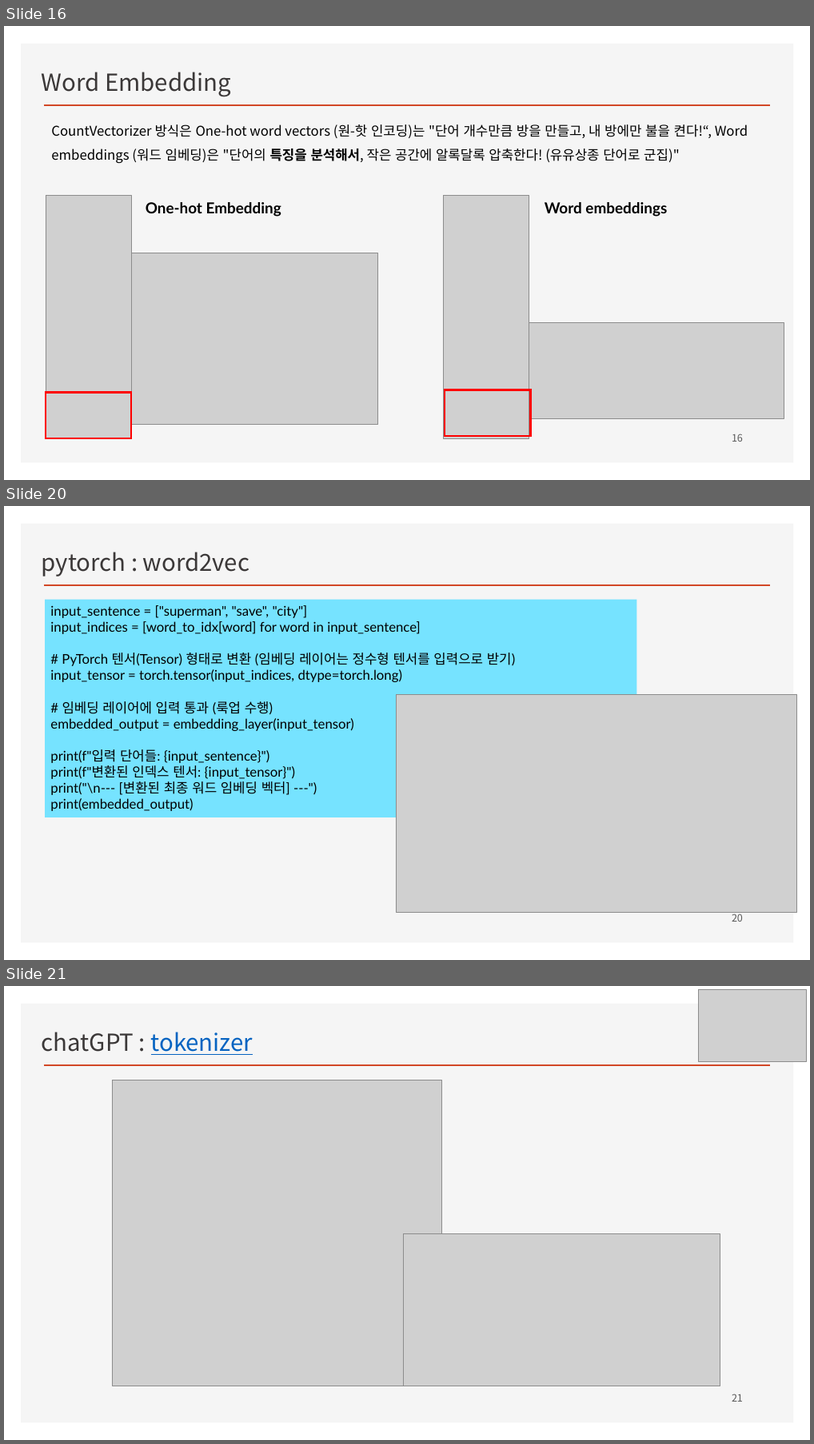
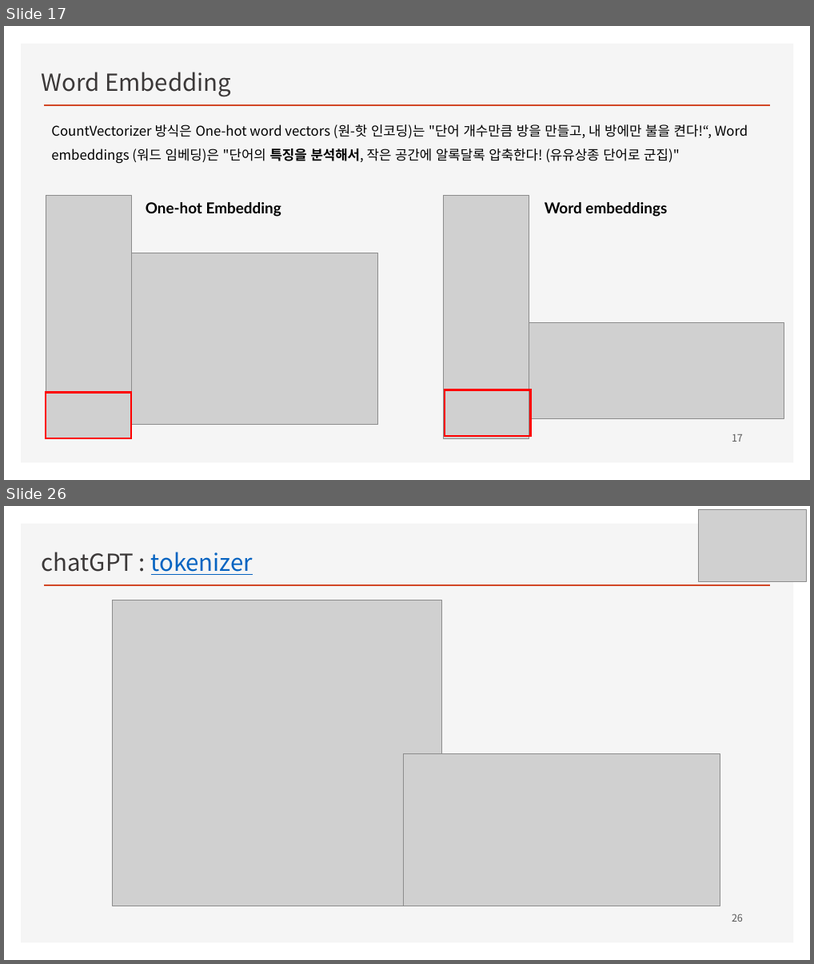
Before and after one commit to ancestor9/mathematics-for-machine-learning, a slide deck: Linear_Algebra/w8_Recommendation System.pptx. Shown one above the other, each under a label of ours: slides 16, 20 and 21 before the commit, slides 17 and 26 after it; the slides between them are not shown. The pictures are 814x1444 and 814x964 pixels, drawn with LibreOffice and Linux fonts; fonts in the diff are those of the drawing; grey boxes stand for pictures; background and template pictures are left out. Boxes give left, top, right and bottom in pixels: in the first picture for what was removed or moved away, otherwise in the second. Text is boxed around its words. In the diff, an @@ line names an element or a change of style, - is before the commit and + after.

```diff
--- a/Linear_Algebra/w8_Recommendation System.pptx
+++ b/Linear_Algebra/w8_Recommendation System.pptx
@@ slide 20 removed at [4,506,810,960], background #FFFFFF; not listed: 2 template elements that a slide beside it also shows @@
@@ text removed at [42,552,250,576] @@
-pytorch : word2vec
@@ rectangle removed at [45,599,638,817] @@
-input_sentence = ["superman", "save", "city"]
-input_indices = [word_to_idx[word] for word in input_sentence]
-# PyTorch 텐서(Tensor) 형태로 변환 (임베딩 레이어는 정수형 텐서를 입력으로 받기)
-input_tensor = torch.tensor(input_indices, dtype=torch.long)
-# 임베딩 레이어에 입력 통과 (룩업 수행)
-embedded_output = embedding_layer(input_tensor)
-print(f"입력 단어들: {input_sentence}")
-print(f"변환된 인덱스 텐서: {input_tensor}")
-print("\n--- [변환된 최종 워드 임베딩 벡터] ---")
-print(embedded_output)
@@ picture removed at [397,694,798,912] @@
@@ page number removed at [732,912,743,921] @@
-20
@@ what was slide 16 is now slide 17 @@
@@ page number at [732,434,743,441]: text changed @@
-16
+17
@@ what was slide 21 is now slide 26 @@
@@ page number at [732,913,743,921]: text changed @@
-21
+26
```
Also in this commit, not shown: 8 slides changed, 8 slides added, 2 other slides removed.
